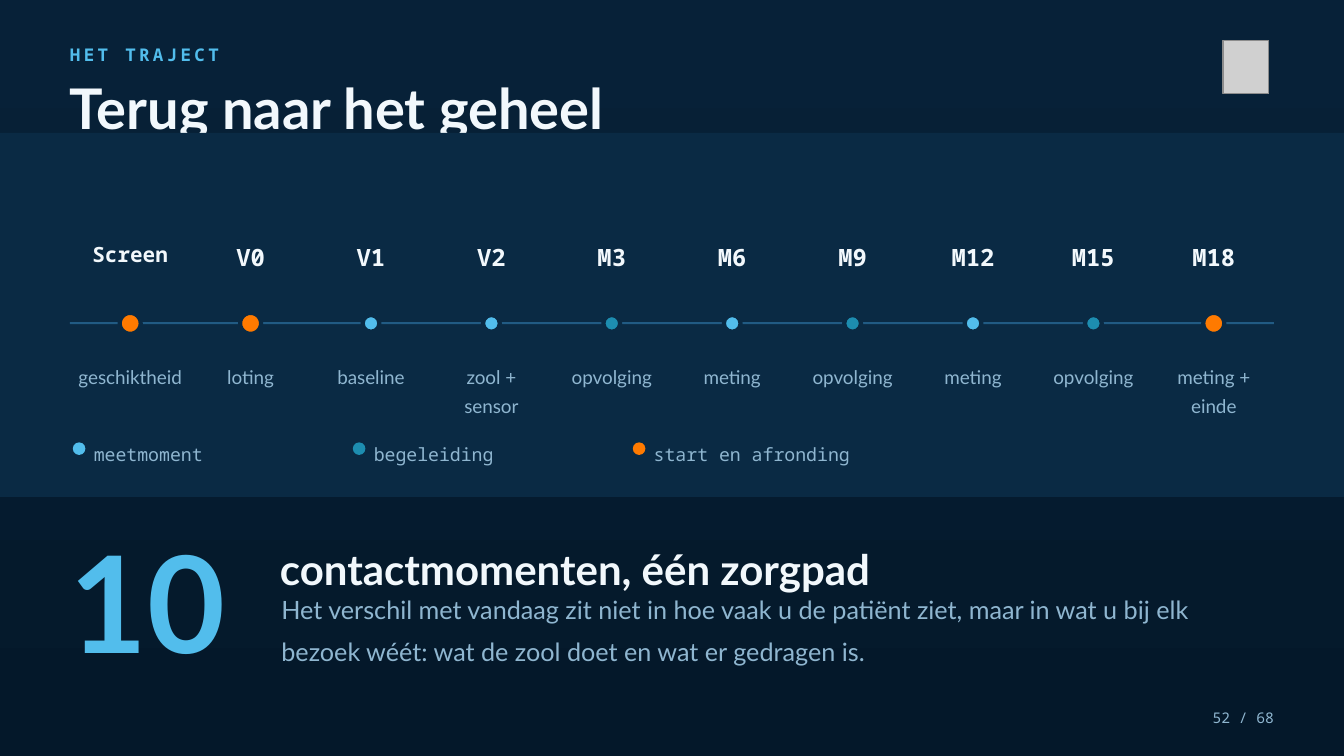
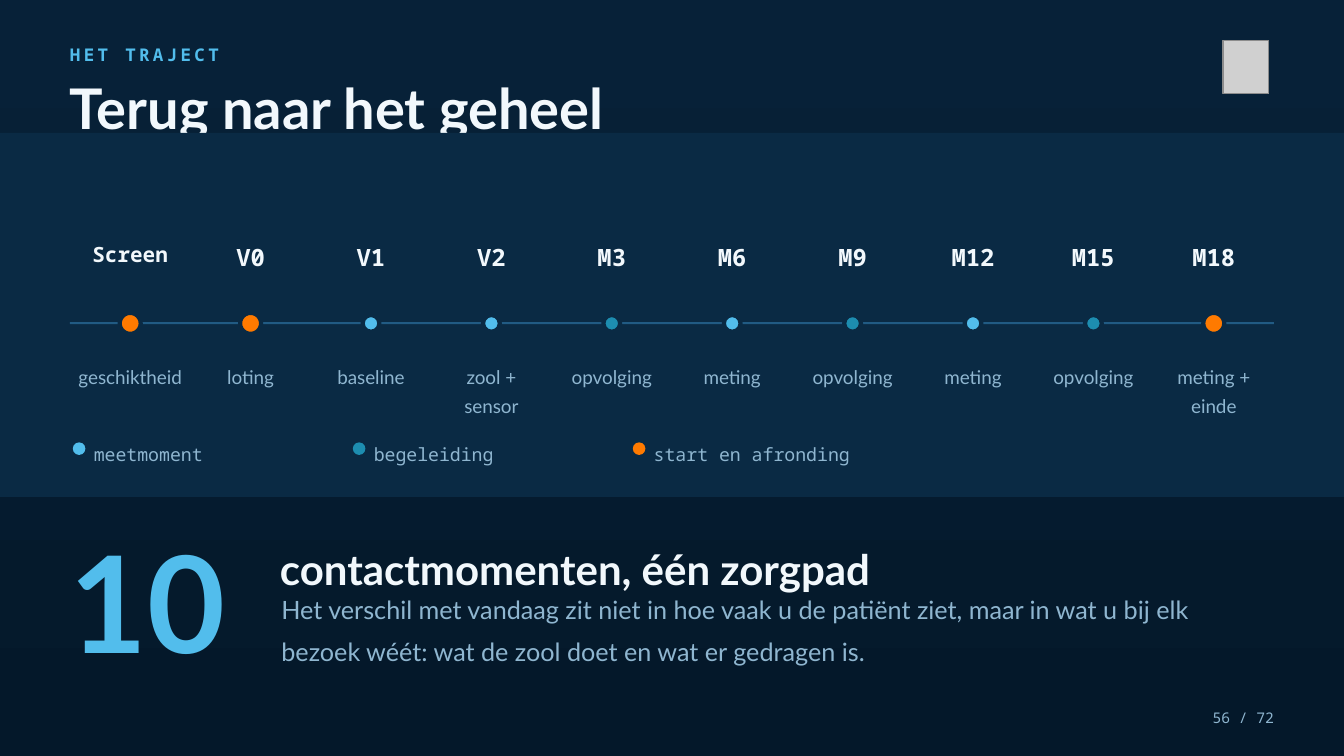
Before and after one commit to Dellfs/paradise-project, a slide deck: slide 56 of PARADISE_presentatie/PARADISE_opleidingssessie_voetklinieken.pptx (slide 52 before the commit). Drawn at 1344x756 pixels with LibreOffice and Linux fonts; fonts in the diff are those of the drawing; grey boxes stand for pictures. Boxes give left, top, right and bottom in pixels: in the first picture for what was removed or moved away, otherwise in the second. Text is boxed around its words. In the diff, an @@ line names an element or a change of style, - is before the commit and + after.

```diff
--- a/PARADISE_presentatie/PARADISE_opleidingssessie_voetklinieken.pptx
+++ b/PARADISE_presentatie/PARADISE_opleidingssessie_voetklinieken.pptx
@@ text at <box>1213,712,1274,723</box>: text changed @@
-52 / 68
+56 / 72
```
Also in this commit, not shown: 64 other slides changed, 4 slides added, 2 other files.
